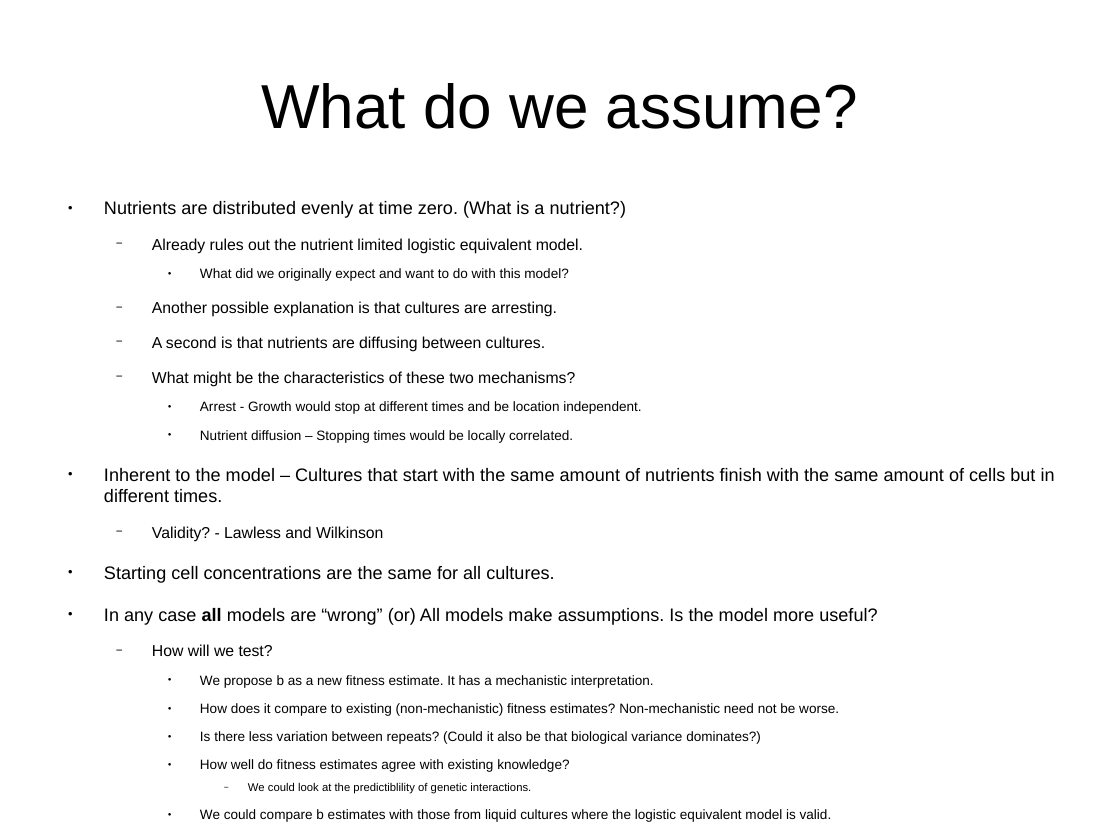
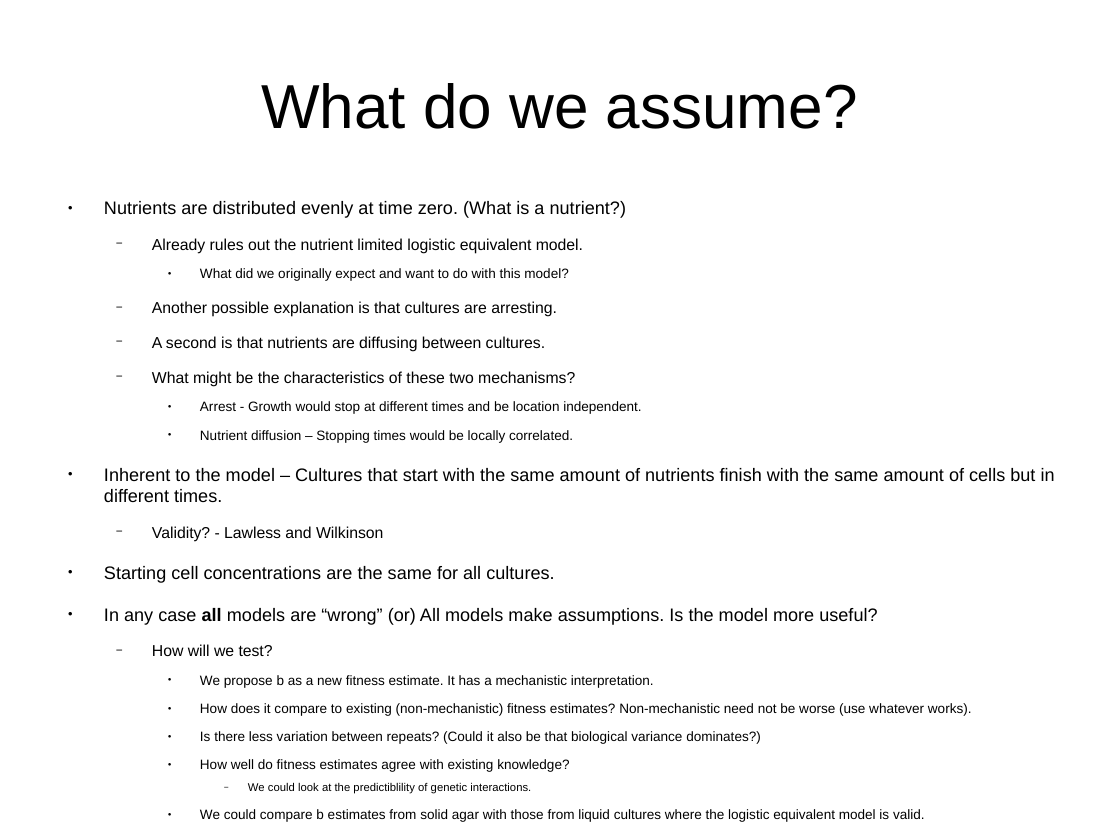
Before and after one commit to lwlss/CANS, a slide deck: slide 3 of docs/lab_meeting_presentation/cans_presentation.odp (slide 2 before the commit). Drawn at 1120x840 pixels with LibreOffice and Linux fonts; fonts in the diff are those of the drawing. Boxes give left, top, right and bottom in pixels: in the first picture for what was removed or moved away, otherwise in the second. Text is boxed around its words. In the diff, an @@ line names an element or a change of style, - is before the commit and + after.

```diff
--- a/docs/lab_meeting_presentation/cans_presentation.odp
+++ b/docs/lab_meeting_presentation/cans_presentation.odp
@@ text at bbox=[200, 703, 972, 716]: text changed @@
-    ● How does it compare to existing (non-mechanistic) fitness estimates? Non-mechanistic need not be worse.
+    ● How does it compare to existing (non-mechanistic) fitness estimates? Non-mechanistic need not be worse (use whatever works).
@@ text at bbox=[200, 809, 925, 822]: text changed @@
-    ● We could compare b estimates with those from liquid cultures where the logistic equivalent model is valid.
+    ● We could compare b estimates from solid agar with those from liquid cultures where the logistic equivalent model is valid.
```
Also in this commit, not shown: 1 slide added, 1 other file.
